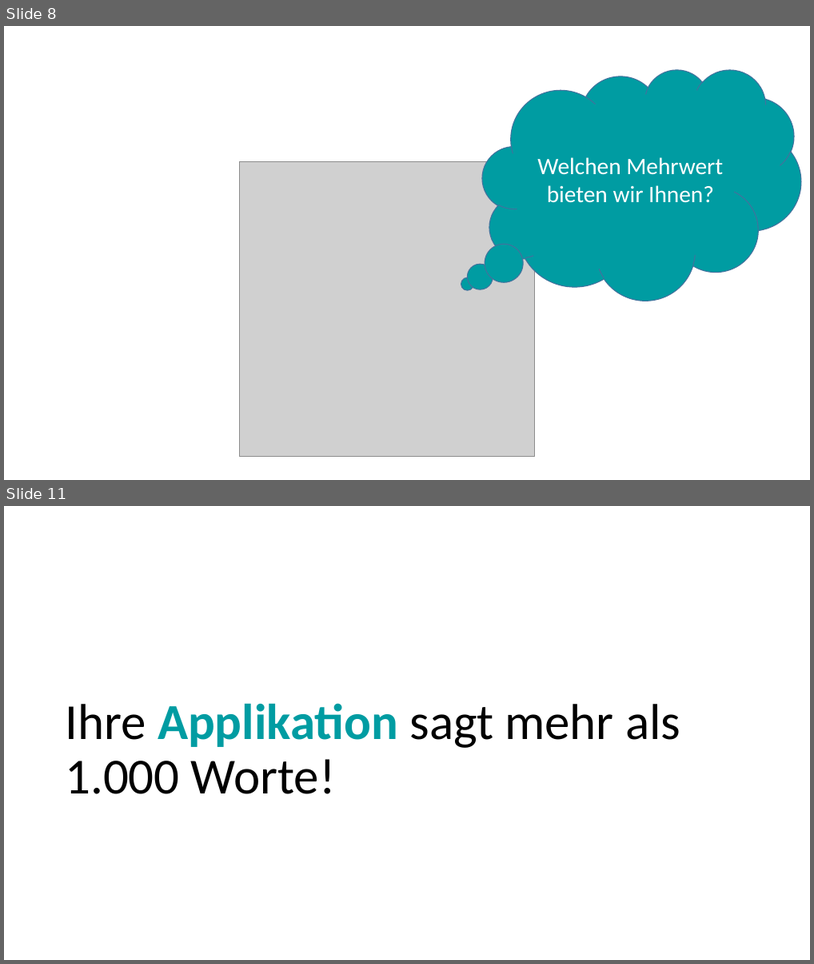
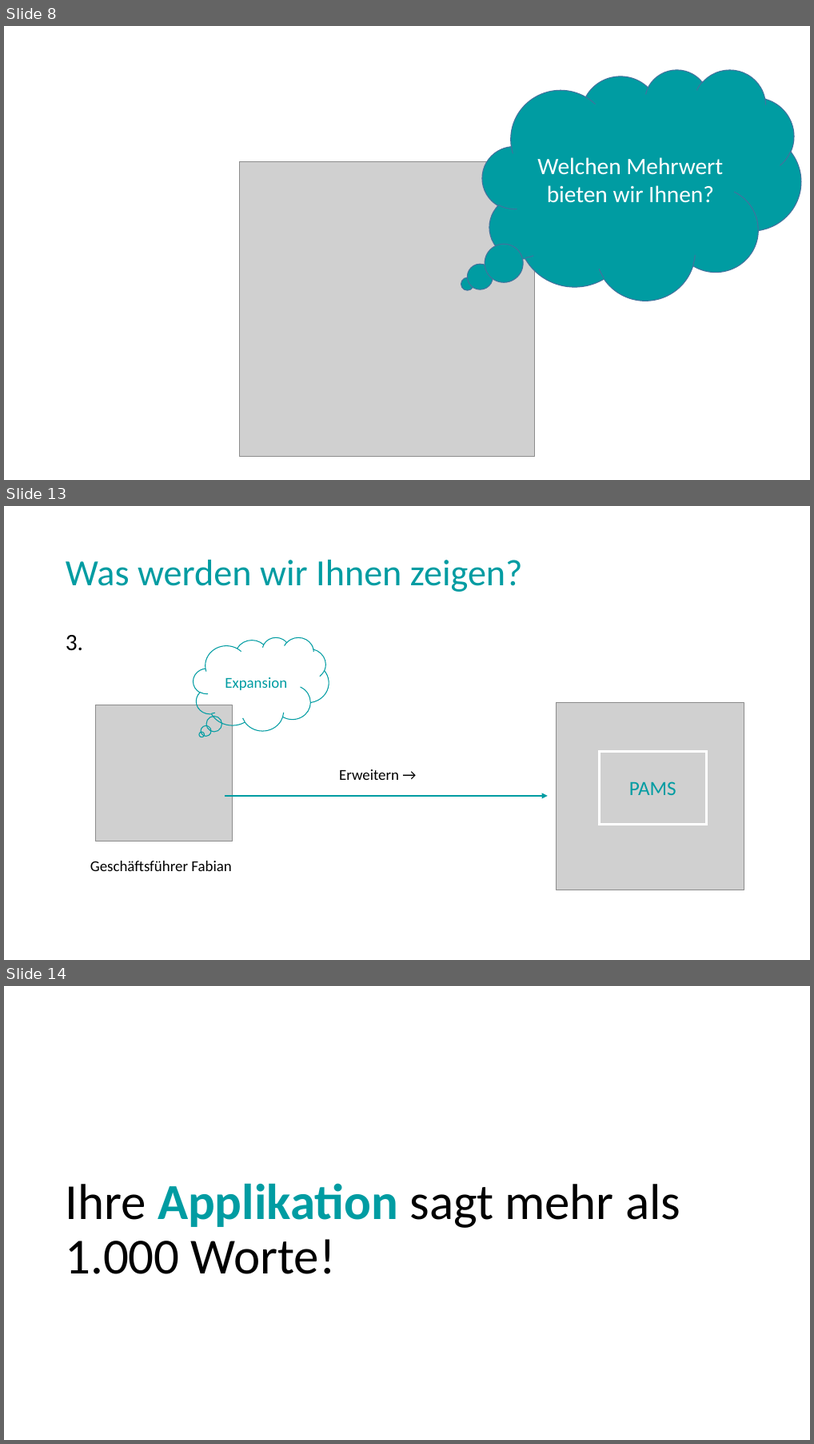
Before and after one commit to Masterarth/PM, a slide deck: documents/projectmanagement/Praesentationen/Abschlusspräsentation_Karsten.pptx. Shown one above the other, each under a label of ours: slides 8 and 11 before the commit, slides 8, 13 and 14 after it; the slides between them are not shown. The pictures are 814x964 and 814x1444 pixels, drawn with LibreOffice and Linux fonts; fonts in the diff are those of the drawing; grey boxes stand for pictures. Boxes give left, top, right and bottom in pixels: in the first picture for what was removed or moved away, otherwise in the second. Text is boxed around its words. In the diff, an @@ line names an element or a change of style, - is before the commit and + after.

```diff
--- a/documents/projectmanagement/Praesentationen/Abschlusspräsentation_Karsten.pptx
+++ b/documents/projectmanagement/Praesentationen/Abschlusspräsentation_Karsten.pptx
@@ slide 13 added at <box>4,506,810,960</box>, background #FFFFFF @@
@@ title added at <box>66,560,523,592</box>, 44 pt, text #009CA2 @@
+Was werden wir Ihnen zeigen?
@@ text added at <box>66,635,83,651</box>, 28 pt, text #000000 @@
+3.
@@ thought cloud added at <box>194,637,329,731</box>, outline #009CA2 1 pt, 18 pt, text #009CA2 @@
+Expansion
@@ picture added at <box>95,704,232,841</box> @@
@@ picture added at <box>557,702,745,889</box> @@
@@ text added at <box>339,769,399,780</box>, 18 pt, text #000000 @@
+Erweitern →
@@ rectangle added at <box>600,751,707,824</box>, outline #FFFFFF 3 pt, 24 pt, text #009CA2 @@
+PAMS
@@ arrow added from (225, 796) to (548, 796), #009CA2 2.25 pt @@
@@ text added at <box>90,860,231,871</box>, 18 pt, text #000000 @@
+Geschäftsführer Fabian
@@ what was slide 11 is now slide 14 @@
```
Also in this commit, not shown: 5 slides changed, 2 other slides added, 1 slide removed.
